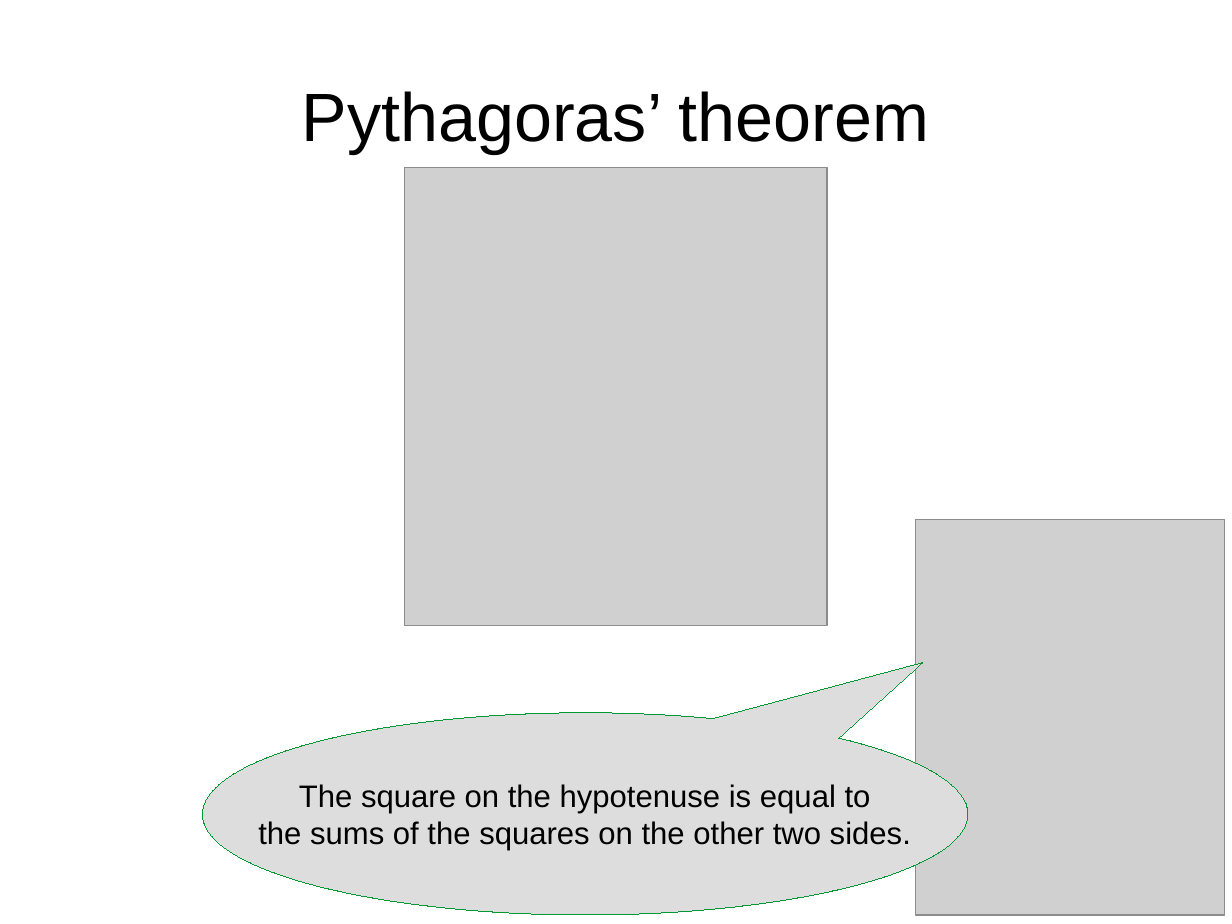
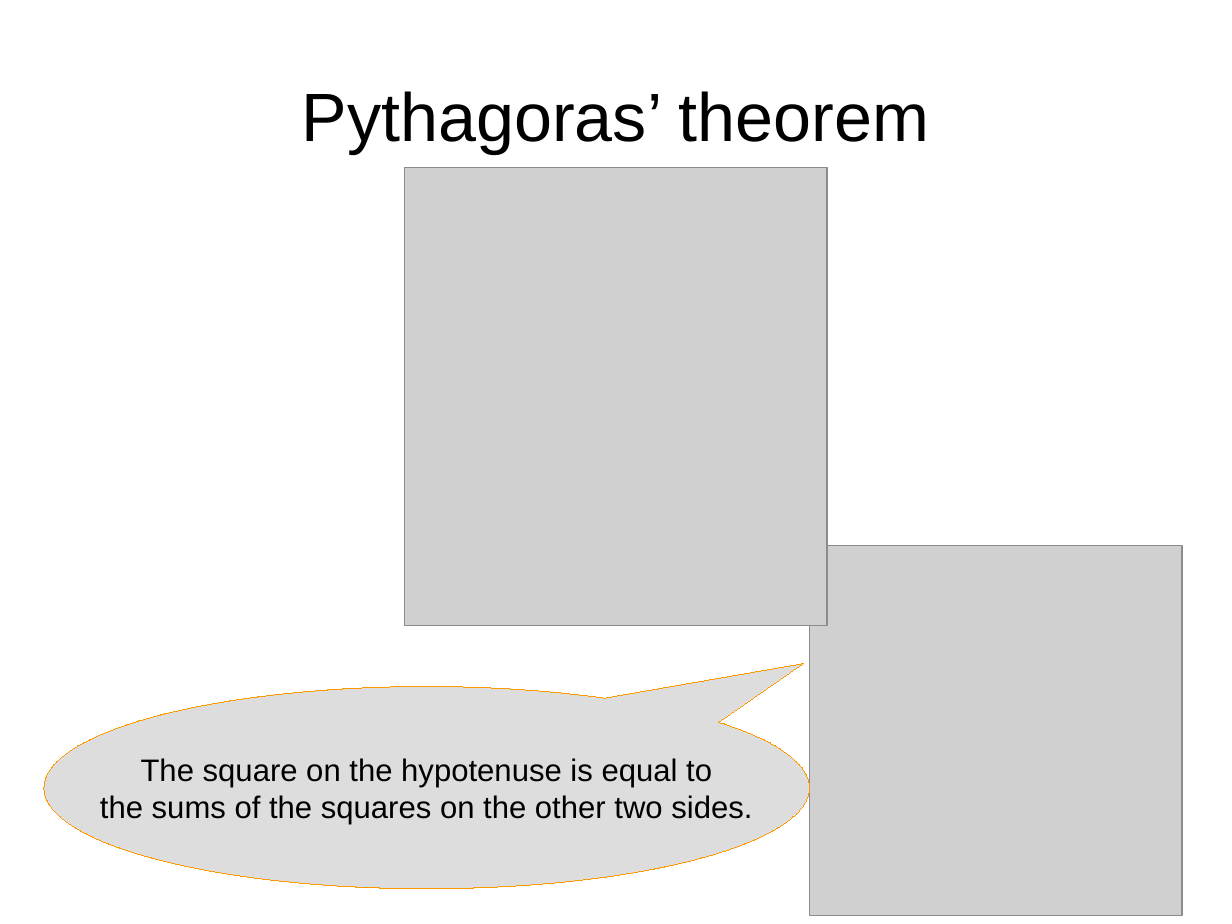
Before and after one commit to maivincent/MISE_presentations, a slide deck: slide 2 of 2_Maths_physics.odp. Drawn at 1232x924 pixels with LibreOffice and Linux fonts; fonts in the diff are those of the drawing; grey boxes stand for pictures. Boxes give left, top, right and bottom in pixels: in the first picture for what was removed or moved away, otherwise in the second. Text is boxed around its words. In the diff, an @@ line names an element or a change of style, - is before the commit and + after.

```diff
--- a/2_Maths_physics.odp
+++ b/2_Maths_physics.odp
@@ picture: place and size @@
-picture at (916, 520, 1225, 916)
+picture at (809, 546, 1182, 916)
@@ speech bubble "The square on the hypotenuse ...": place and size @@
-speech bubble "The square on the hypotenuse ..." at (202, 713, 968, 916)
+speech bubble "The square on the hypotenuse ..." at (44, 686, 809, 889)
@@ speech bubble "The square on the hypotenuse ..." at (44, 686, 809, 889): outline #009933 0 pt to #FF9900 0 pt; proportions changed @@
```
Also in this commit, not shown: 1 other slide changed, 5 other files.
